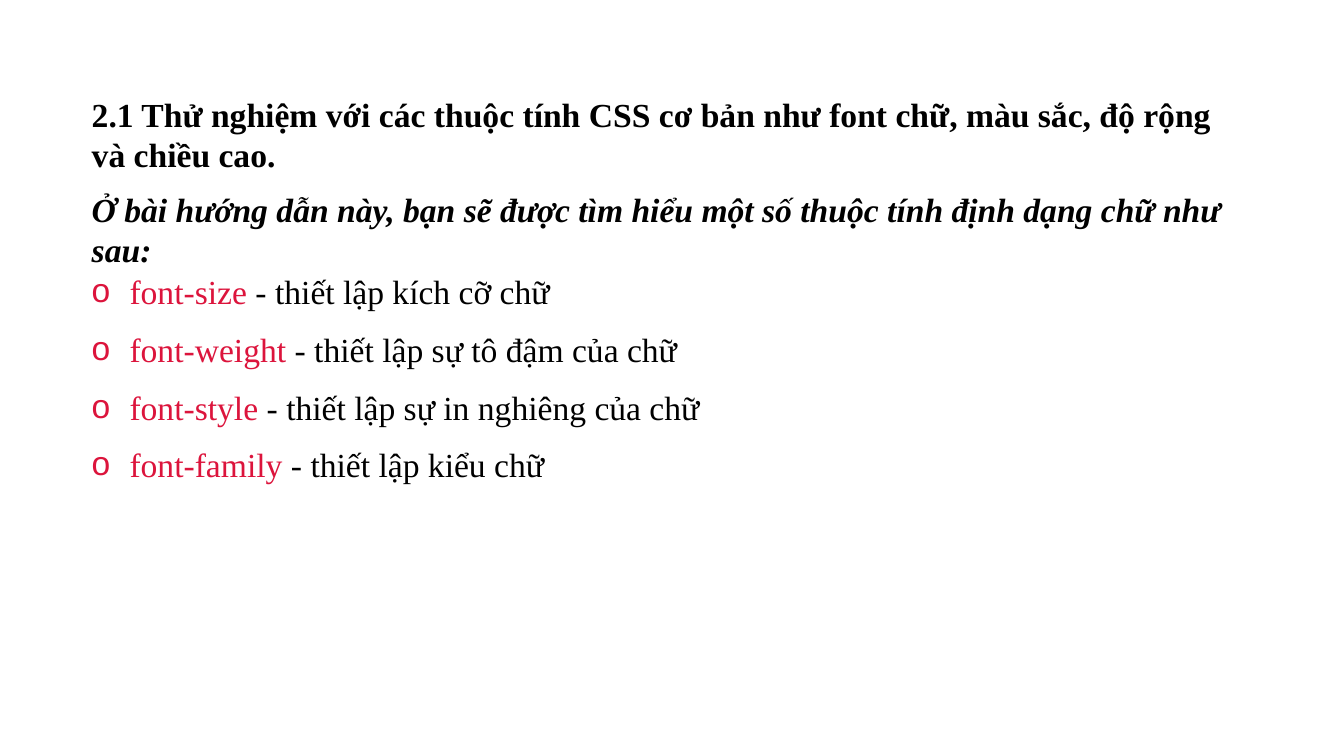
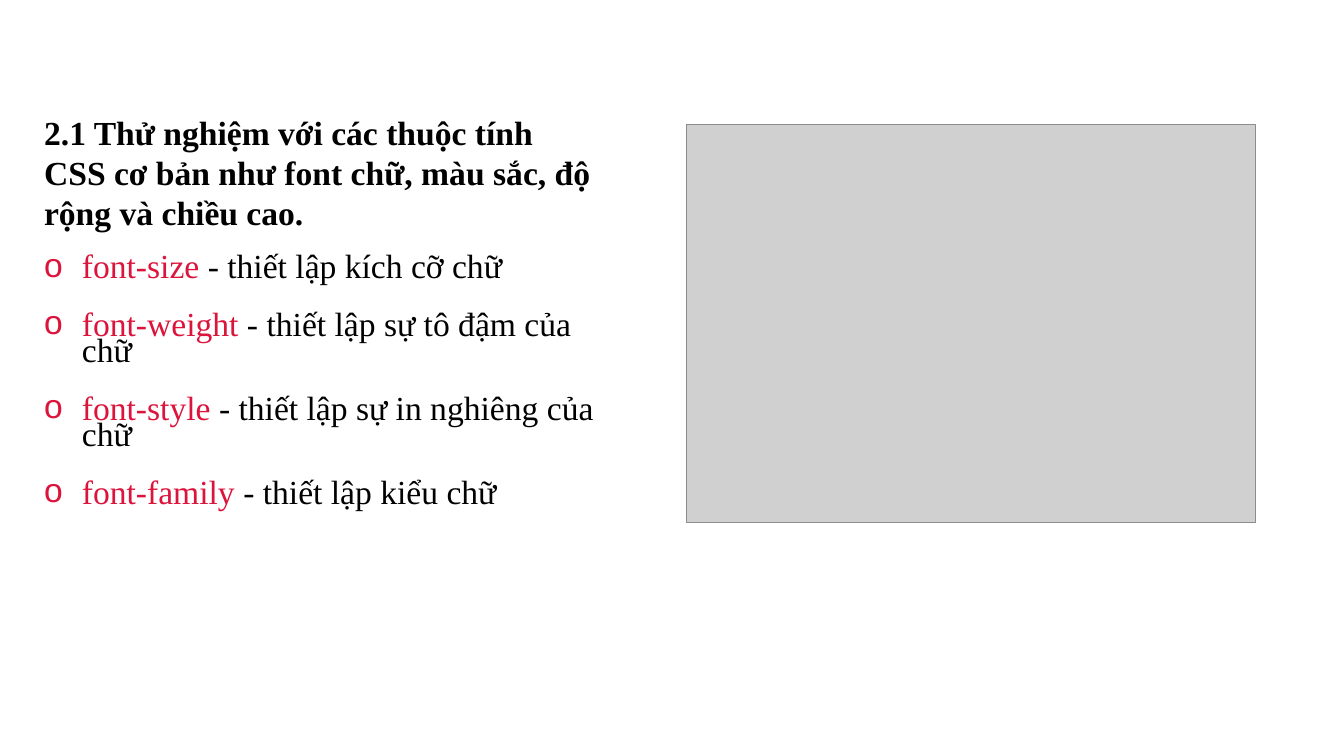
Before and after one commit to HaHung2/webnhom7, a slide deck: slide 8 of NHÓM-7-CÔNG-NGHỆ-WEB.pptx (slide 7 before the commit). Drawn at 1344x756 pixels with LibreOffice and Linux fonts; fonts in the diff are those of the drawing; grey boxes stand for pictures; background and template pictures are left out. Boxes give left, top, right and bottom in pixels: in the first picture for what was removed or moved away, otherwise in the second. Text is boxed around its words. In the diff, an @@ line names an element or a change of style, - is before the commit and + after.

```diff
--- a/NHÓM-7-CÔNG-NGHỆ-WEB.pptx
+++ b/NHÓM-7-CÔNG-NGHỆ-WEB.pptx
@@ text "2.1 Thử nghiệm với các ...": place and size @@
-text "2.1 Thử nghiệm với các ..." at (92,102,1221,484)
+text "2.1 Thử nghiệm với các ..." at (44,121,594,511)
@@ picture added at (688,125,1256,523) @@
@@ text at (92,195,1221,263): paragraph removed @@
-Ở bài hướng dẫn này, bạn sẽ được tìm hiểu một số thuộc tính định dạng chữ như sau:
```
Also in this commit, not shown: 3 other slides changed, 1 slide added, 1 slide removed, 2 other files.
